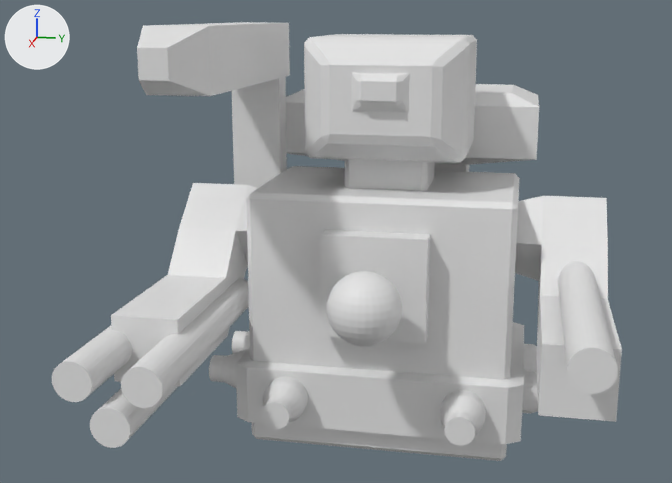
The Blender file Assets/Assets/3D/robotTop.blend, before and after one commit.
Camera for both pictures: a 50 mm camera at (11.93, 1.66, 3.8) aimed at (0.41, -0.65, 0.92). Every picture has the same lights, and +X, +Y and +Z are marked at upper left.

Objects in the first picture: 'Body', 'Cube', 'Laser Gun', 'Normal', 'Rocket Launcher', 'Shotgun', 'Sphere Attack', 'circle attack', 'hands'.
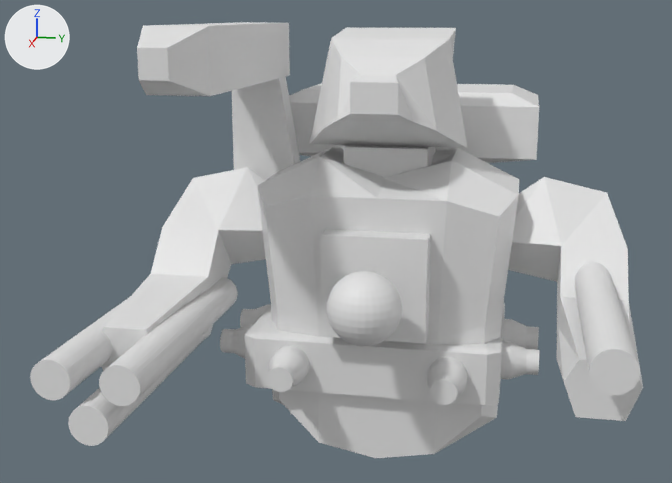
Edits to the bpy script that builds the scene:
```text
Change me_cube_001:
    used by ob_body; location = (0.0, 0.0, 0.0); scale = (1.65, 1.65, 1.65)
    remove me_cube_001.from_pydata(...)  # 44 vertices, 36 faces; spans x -0.68..0.69, y -1.0..1.0, z -1.0..2.13
    add me_cube_001.from_pydata(...)  # 102 vertices, 94 faces; spans x -0.68..0.88, y -1.0..1.0, z -1.08..2.19
    me_cube_001 part 1: the loose piece of 8 vertices spanning x -0.68..0.68, y -1.0..1.0, z -1.0..1.0 is rebuilt with 66 vertices and now spans x -0.68..0.68, y -1.0..1.0, z -1.08..1.24
    me_cube_001 part 2
    20 vertices move from x -0.68..0.69, y -0.61..0.61, z 1.23..2.13 to x -0.68..0.88, y -0.61..0.61, z 1.32..2.19
Change me_cube_002:
    used by ob_hands; location = (0.0, -2.34, 0.99); rotation_euler = (0.0, -0.874, 0.0), in degrees (0, -50, 0); scale = (0.39, 0.39, 0.39)
    remove me_cube_002.from_pydata(...)  # 20 vertices, 18 faces; spans x -1.0..3.6, y -1.0..2.36, z -7.41..1.0
    add me_cube_002.from_pydata(...)  # 30 vertices, 28 faces; spans x -1.0..3.32, y -1.6..2.36, z -7.39..2.19
    me_cube_002 part 3
    12 faces are deleted
    7 vertices in x -1.0..1.0, y -1.0..1.0, z -4.04..-1.0 move by (0.0, -0.6, 0.0)
    7 vertices move from x 0.76..3.6, y -1.0..1.0, z -7.41..1.0 to x 0.0..3.32, y -1.6..1.0, z -7.39..1.4
    10 vertices are added at x 0.0..2.84, y -1.6..2.36, z -6.77..2.19
    22 new faces join them
Change ob_body:
    remove _m = ob_body.modifiers.new('Bevel', 'BEVEL')
Change ob_normal:
    ob_normal.location: (2.08, 2.38, 0.66) -> (2.08, 2.57, 0.66)
Change ob_shotgun:
    ob_shotgun.location: (2.08, -2.73, 0.15) -> (2.08, -2.96, 0.15)
Change ob_cube:
    ob_cube.location: (0.0, 0.0, -0.95) -> (0.03, -0.09, -0.54)
    ob_cube.scale: (1.26, 1.81, 0.412) -> (1.12, 1.62, 0.368)
Change ob_circle_attack:
    ob_circle_attack.location: (0.51, -1.77, -0.92) -> (0.48, -1.68, -0.52)
    ob_circle_attack.scale: (-0.271, -0.271, -0.158) -> (-0.242, -0.242, -0.141)
```

Where the change shows, as pixel boxes [x1, y1, x2, y2] in the pictures (672 x 483 px; the box of a moved part takes in the faces that stretch with it):
'Body', reshaped, modifiers changed
    before: [246, 34, 520, 461]
    after: [257, 27, 519, 458]
'hands', reshaped, modifiers changed (6% wider, 6% taller)
    before: [111, 183, 622, 422]
    after: [101, 167, 643, 421]
'Cube', moved, rescaled (10% narrower, 16% shorter)
    before: [236, 322, 524, 445]
    after: [245, 303, 505, 406]
'Shotgun', moved
    before: [52, 278, 249, 448]
    after: [30, 277, 238, 446]
'circle attack', moved, rescaled (12% shorter)
    before: [209, 331, 538, 446]
    after: [220, 304, 539, 405]
'Normal', reshaped, modifiers changed, moved (10% wider)
    before: [558, 261, 618, 394]
    after: [574, 262, 640, 395]
part 1 of me_cube_001, rebuilt (6% taller)
    before: [246, 166, 520, 461]
    after: [257, 145, 519, 458]
part 2 of me_cube_001, moved or reshaped
    before: [304, 34, 477, 163]
    after: [310, 27, 467, 148]
